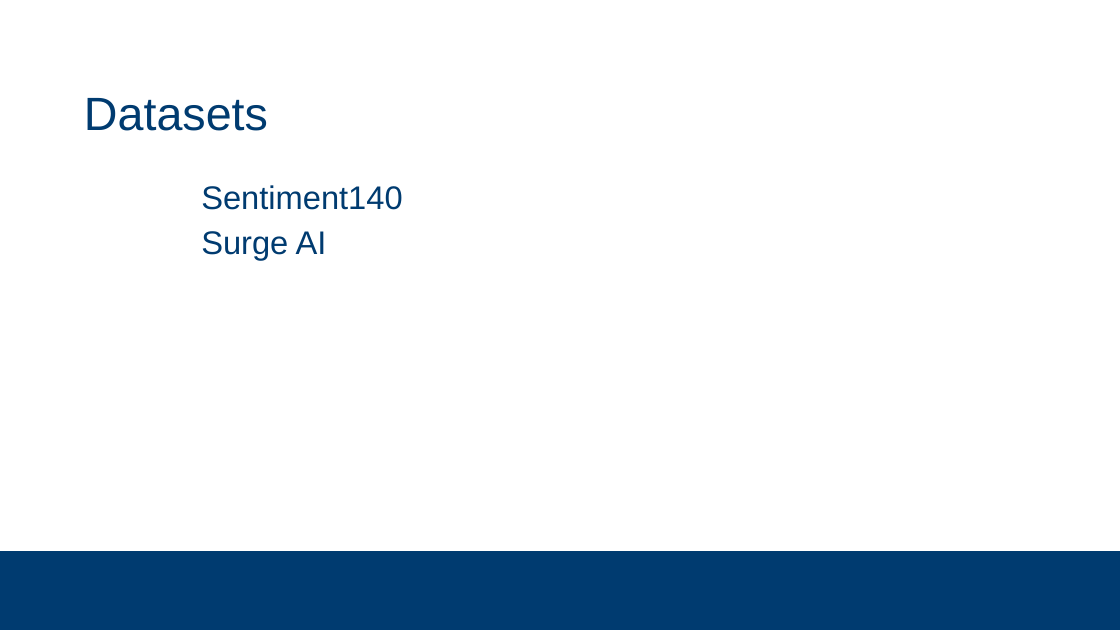
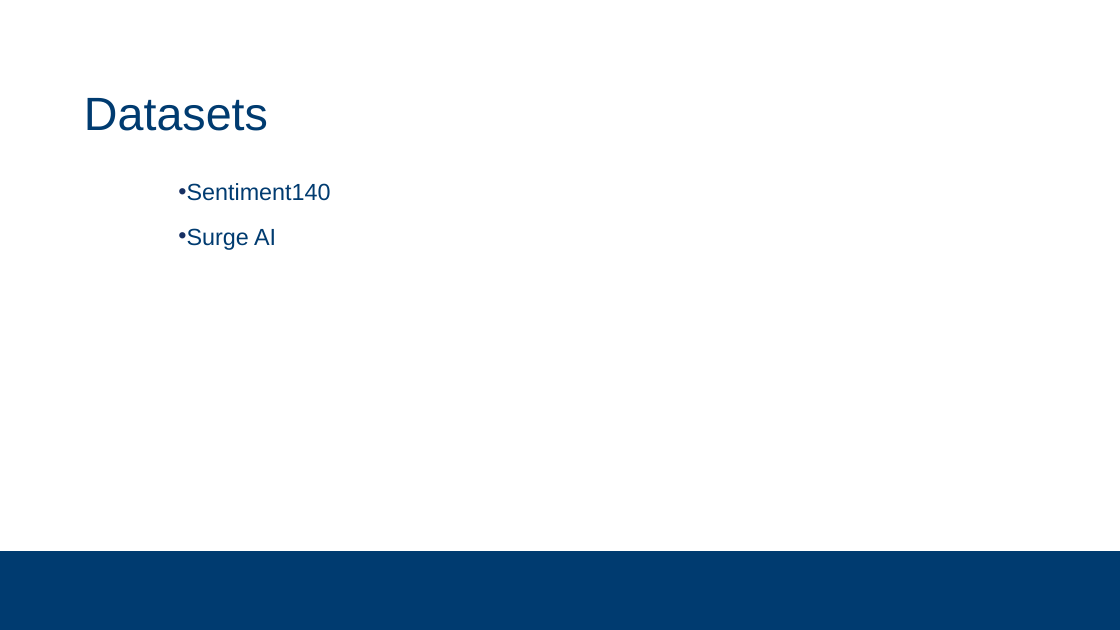
Before and after one commit to subsystem3/project, a slide deck: slide 5 of Final-Project-Team-2.pptx. Drawn at 1120x630 pixels with LibreOffice and Linux fonts; fonts in the diff are those of the drawing; background and template pictures are left out. Boxes give left, top, right and bottom in pixels: in the first picture for what was removed or moved away, otherwise in the second. Text is boxed around its words. In the diff, an @@ line names an element or a change of style, - is before the commit and + after.

```diff
--- a/Final-Project-Team-2.pptx
+++ b/Final-Project-Team-2.pptx
@@ text "Sentiment140": place and size @@
-text "Sentiment140" at (201,185,402,260)
+text "Sentiment140" at (178,183,330,250)
@@ text "Sentiment140" at (178,183,330,250): size 28 to 20 pt; bullet   to •; list level 1 to 2 in "Sentiment140"; list level 1 to 2 in "Surge AI" @@
```
Also in this commit, not shown: 7 other slides changed, 1 slide added, 1 slide removed.
